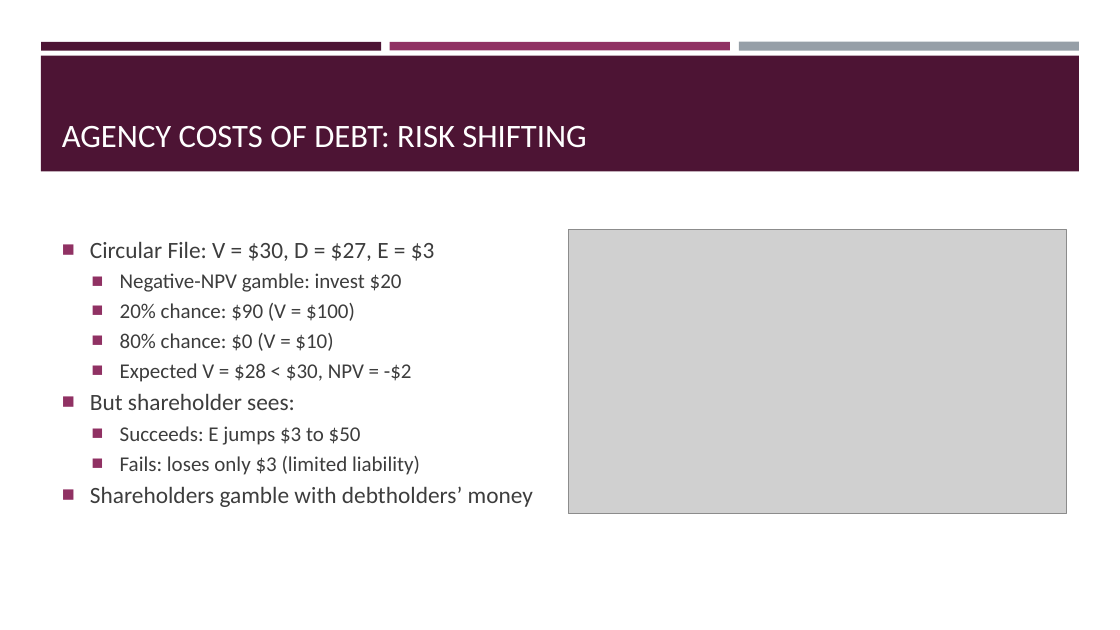
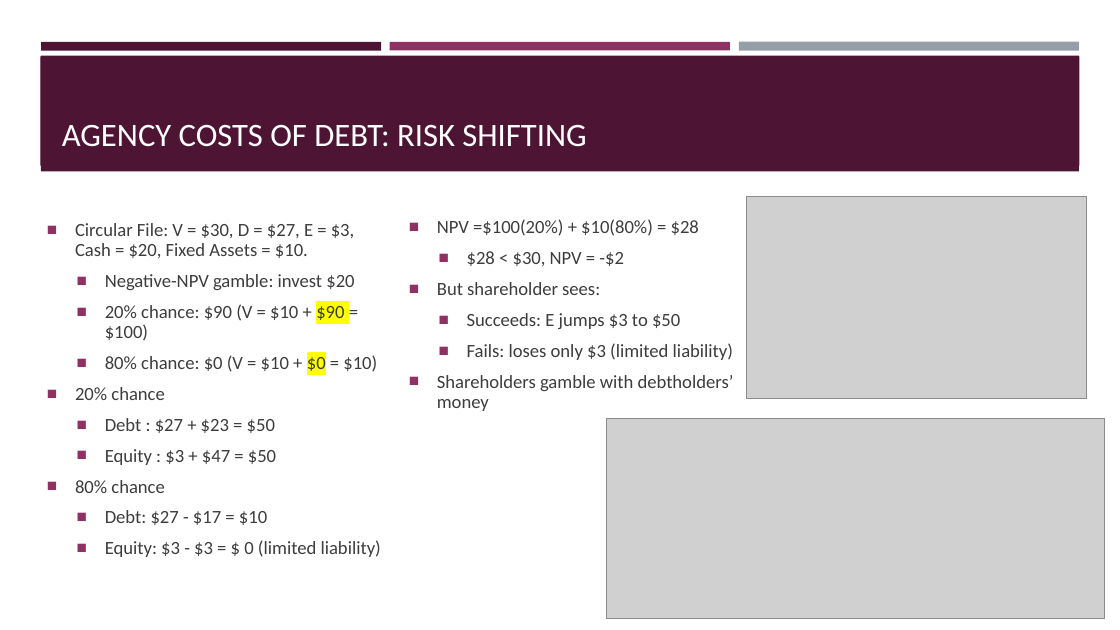
Before and after one commit to kennethkhoocy/teaching, a slide deck: slide 36 of CorpFin/9. Capital Structures and MM.pptx. Drawn at 1120x630 pixels with LibreOffice and Linux fonts; fonts in the diff are those of the drawing; grey boxes stand for pictures. Boxes give left, top, right and bottom in pixels: in the first picture for what was removed or moved away, otherwise in the second. Text is boxed around its words. In the diff, an @@ line names an element or a change of style, - is before the commit and + after.

```diff
--- a/CorpFin/9. Capital Structures and MM.pptx
+++ b/CorpFin/9. Capital Structures and MM.pptx
@@ text "Circular File: V = $30, ...": place and size @@
-text "Circular File: V = $30, ..." at [90, 242, 533, 507]
+text "Circular File: V = $30, ..." at [75, 223, 381, 557]
@@ picture: place and size @@
-picture at [569, 229, 1067, 514]
+picture at [747, 197, 1087, 399]
@@ text at [75, 223, 355, 258]: text changed; size 20 to 16 pt @@
-■ Circular File: V = $30, D = $27, E = $3
+■ Circular File: V = $30, D = $27, E = $3, Cash = $20, Fixed Assets = $10.
@@ text added at [437, 219, 734, 411], 16 pt, text #3D3D3D @@
+■ NPV =$100(20%) + $10(80%) = $28
+  ■ $28 < $30, NPV = -$2
+■ But shareholder sees:
+  ■ Succeeds: E jumps $3 to $50
+  ■ Fails: loses only $3 (limited liability)
+■ Shareholders gamble with debtholders’ money
@@ text at [105, 274, 354, 290]: size 18 to 16 pt in "Negative-NPV gamble: invest $20"; line spacing 1 to 0.9; more space between paragraphs @@
@@ text at [75, 304, 381, 557]: text changed; size 18 to 16 pt @@
-  ■ 20% chance: $90 (V = $100)
-  ■ 80% chance: $0 (V = $10)
-  ■ Expected V = $28 < $30, NPV = -$2
-■ But shareholder sees:
-  ■ Succeeds: E jumps $3 to $50
-  ■ Fails: loses only $3 (limited liability)
-■ Shareholders gamble with debtholders’ money
+  ■ 20% chance: $90 (V = $10 + $90 = $100)
+  ■ 80% chance: $0 (V = $10 + $0 = $10)
+■ 20% chance
+  ■ Debt : $27 + $23 = $50
+  ■ Equity : $3 + $47 = $50
+■ 80% chance
+  ■ Debt: $27 - $17 = $10
+  ■ Equity: $3 - $3 = $ 0 (limited liability)
@@ picture added at [607, 418, 1105, 618] @@
```
Also in this commit, not shown: 1 slide removed, 1 other file.
